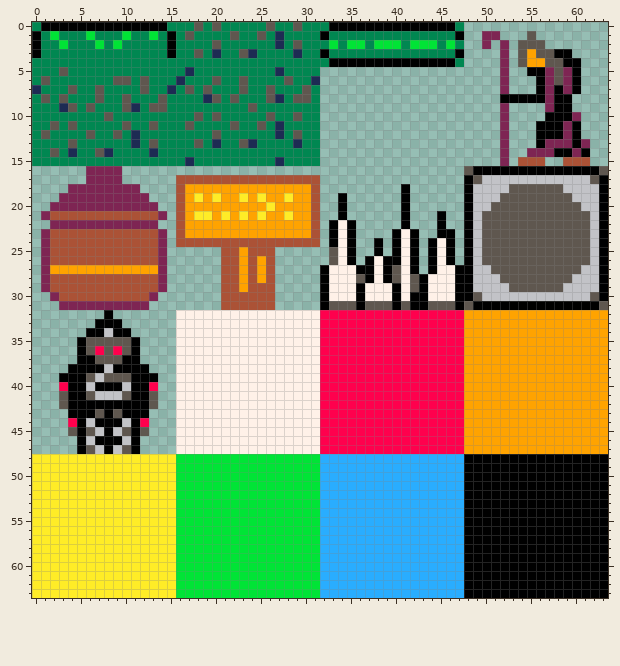
Pixel-art sprite -- scratch/tileset.png. Above is the file before it was changed.
The file is 64x64 pixels.
Now the later version:
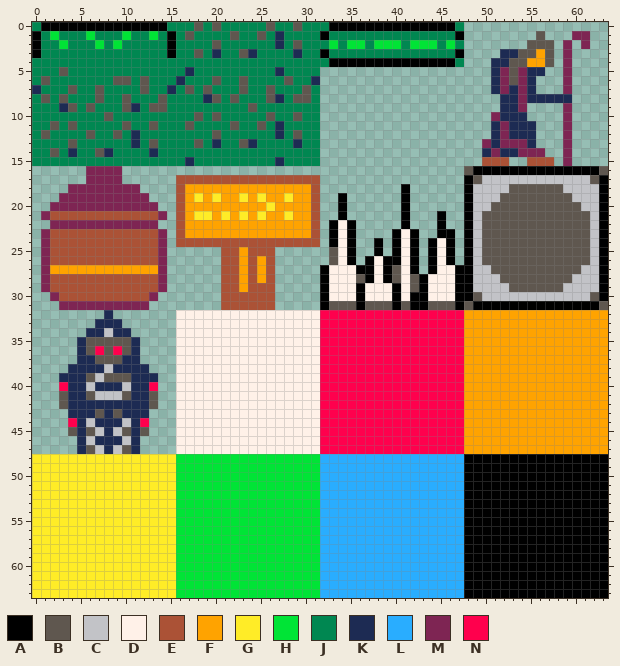
Palette (. is transparent): A #000000  B #5f574f  C #c2c3c7  D #fff1e8  E #ab5236  F #ffa300  G #ffec27  H #00e436  J #008751  K #1d2b53  L #29adff  M #7e2553  N #ff004d
The edit:
y 1: x 50..51 MM -> ..; x 55..56 B. -> .B; x 60..61 .. -> MM
y 2: x 50 M -> .; x 52 M -> .; x 54 B -> .; x 57 . -> B; x 59 . -> M; x 61 . -> M
y 3: x 52..53 M. -> KK; x 55..56 FB -> BF; x 58..59 AA -> .M
y 4: x 51..53 .M. -> KKB; x 58..60 BAA -> .M.
y 5: x 51 . -> K; x 53..58 ..AAMB -> BMKK..; x 60 A -> .
y 6: x 51 . -> K; x 53..58 ...AMB -> BMK...; x 60 A -> .
y 7: x 51 . -> K; x 53..58 ...AMA -> KMK...; x 60 A -> .
y 8: x 52..59 AAAAAMAA -> KKMKKKKK
y 9: x 52..54 M.. -> KKM; x 57..59 MAA -> ..M
y 10: x 51..54 .M.. -> MKKK; x 57..60 AAAM -> ..M.
y 11..12: x 51 . -> K; x 53..58 ...AAA -> KKK...; x 60 A -> .
y 13: x 50..51 .. -> MK; x 53..58 ...AMM -> MMK...; x 60..61 AM -> ..
y 14: x 50..54 ..M.. -> KMKKM; x 57..61 MAAMA -> ..M..
y 15: x 50..52 ..M -> EEE; x 54 E -> .; x 57 . -> E; x 59..61 EEE -> M..
y 32: x 8 A -> K
y 33: x 7..9 AAA -> KKK
y 34: x 6..7 AA -> KK; x 9..10 AA -> KK
y 35..36: x 5 A -> K; x 11 A -> K
y 37: x 5..6 AA -> KK; x 10..11 AA -> KK
y 38: x 4..7 AAAA -> KKKK; x 9..12 AAAA -> KKKK
y 39: x 3..5 AAA -> KKK; x 11..13 AAA -> KKK
y 40: x 4..5 AA -> KK; x 7..9 AAA -> KKK; x 11..12 AA -> KK
y 41: x 4..5 AA -> KK; x 11..12 AA -> KK
y 42: x 4..12 AAAAAAAAA -> KKKKKKKKK
y 43: x 4..6 AAA -> KKK; x 8 A -> K; x 10..12 AAA -> KKK
y 44: x 5 A -> K; x 7..9 AAA -> KKK; x 11 A -> K
y 45: x 5 A -> K; x 8 A -> K; x 11 A -> K
y 46: x 5 A -> K; x 7..9 AAA -> KKK; x 11 A -> K
y 47: x 5 A -> K; x 8 A -> K; x 11 A -> K
Changed places in both pictures, as pixel boxes (x1, y1, x2, y2):
changed: (482, 31, 590, 166)
changed: (59, 310, 158, 454)
